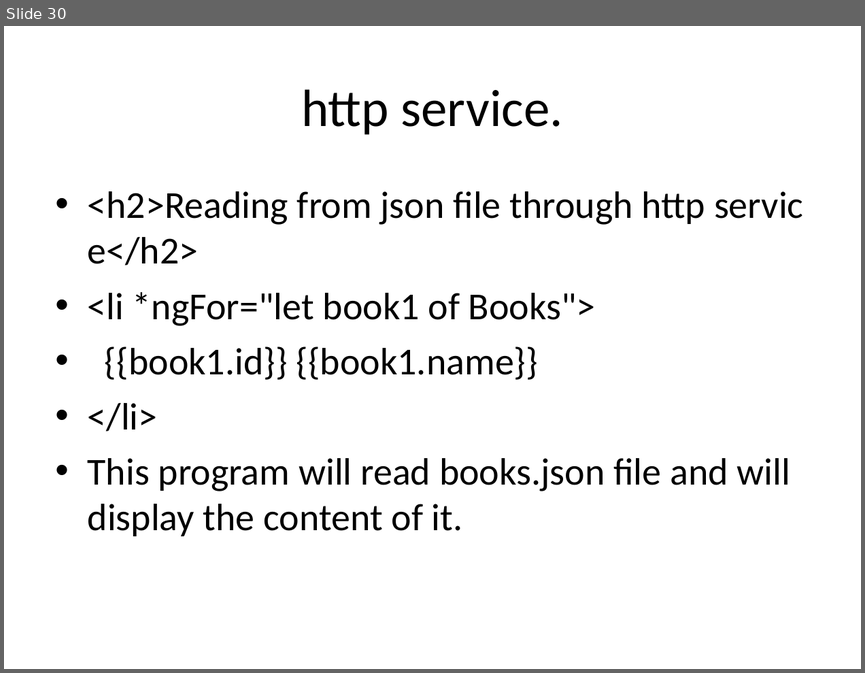
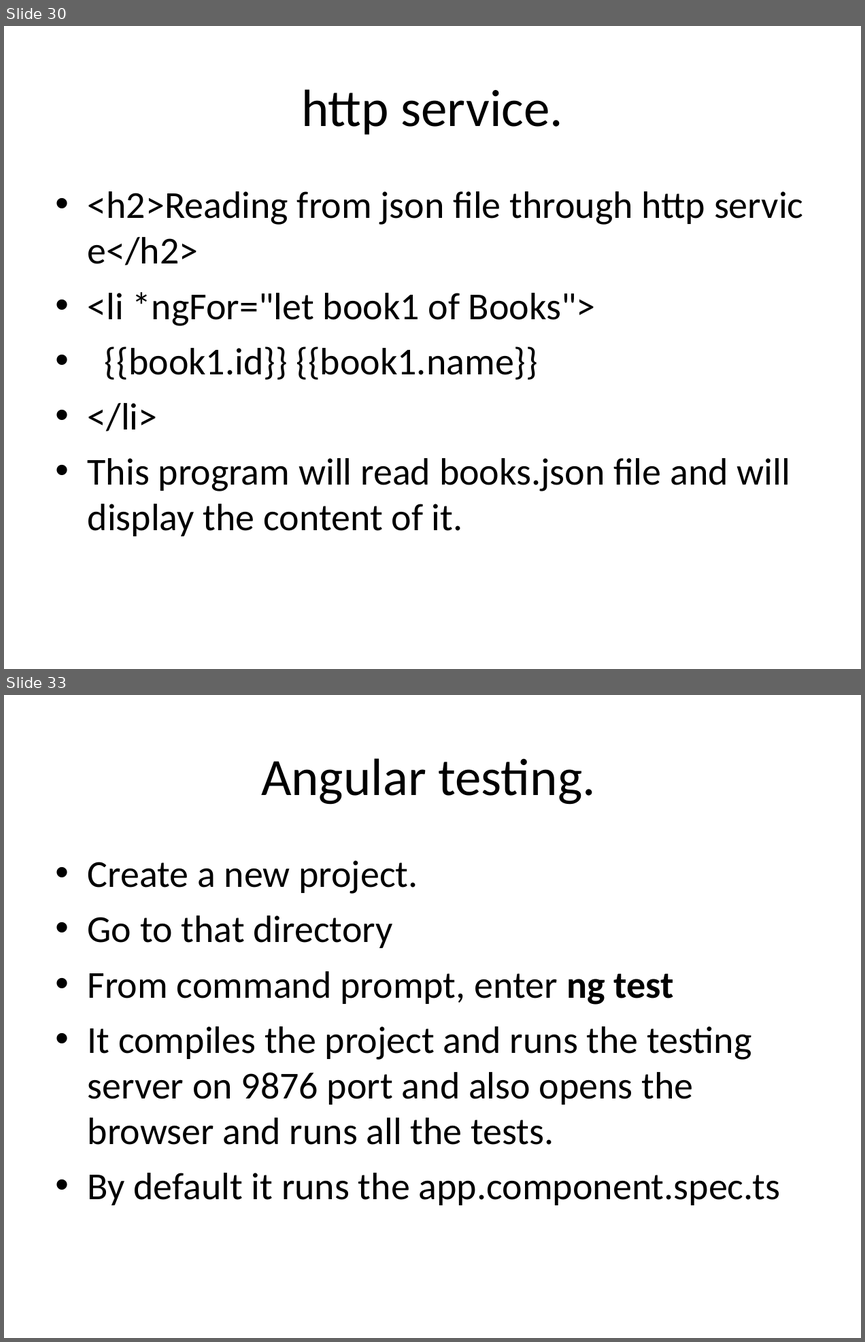
Before and after one commit to kcharankumar/DBS_Charan, a slide deck: Angular/Angular.ppt. Shown one above the other, each under a label of ours: slide 30 before the commit, slides 30 and 33 after it; the slides between them are not shown. The pictures are 865x673 and 865x1342 pixels, drawn with LibreOffice and Linux fonts; fonts in the diff are those of the drawing. Boxes give left, top, right and bottom in pixels: in the first picture for what was removed or moved away, otherwise in the second. Text is boxed around its words. In the diff, an @@ line names an element or a change of style, - is before the commit and + after.

```diff
--- a/Angular/Angular.ppt
+++ b/Angular/Angular.ppt
@@ slide 33 added at (4, 695, 861, 1338), background #FFFFFF @@
@@ title added at (261, 758, 595, 804), 44 pt, text #000000 @@
+Angular testing.
@@ text added at (88, 860, 781, 1205), 32 pt, text #000000 @@
+• Create a new project.
+• Go to that directory
+• From command prompt, enter ng test
+• It compiles the project and runs the testing server on 9876 port and also opens the browser and runs all the tests.
+• By default it runs the app.component.spec.ts
```
Also in this commit, not shown: 8 other slides added.
